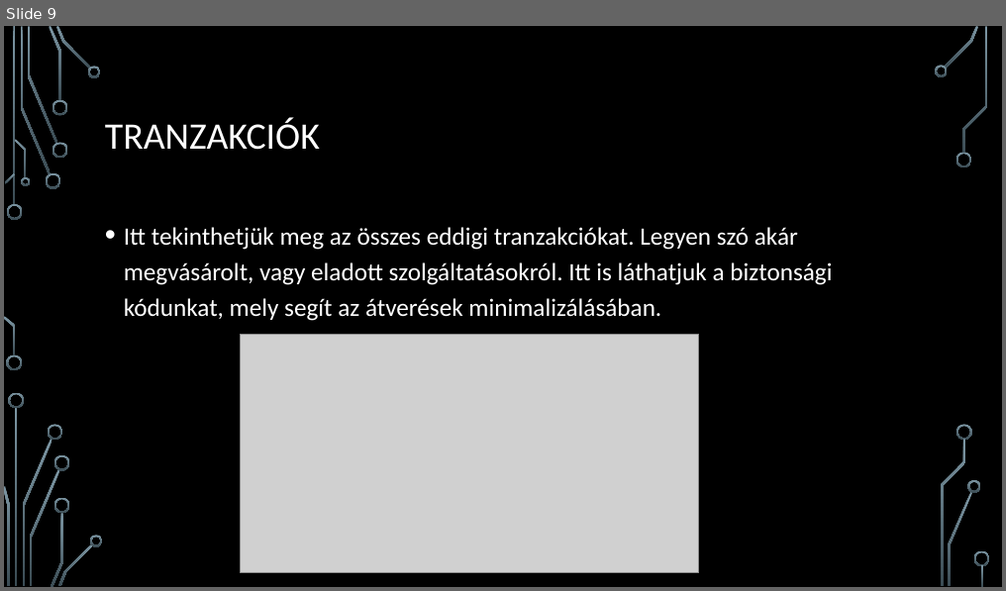
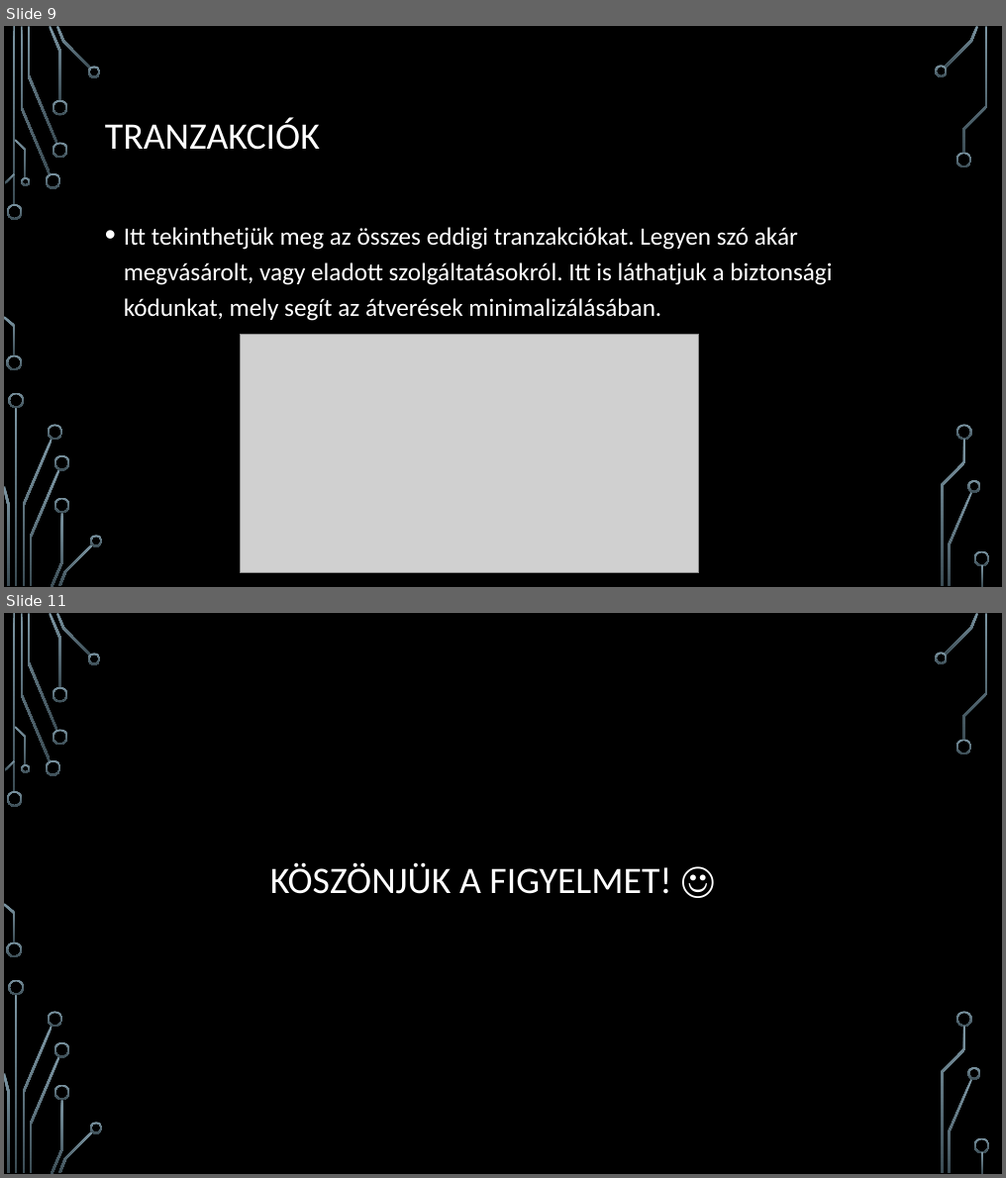
Before and after one commit to WitmannBence/Vizsgaremek, a slide deck: Documentation/VizsgaremekPPT.pptx. Shown one above the other, each under a label of ours: slide 9 before the commit, slides 9 and 11 after it; the slides between them are not shown. The pictures are 1006x591 and 1006x1178 pixels, drawn with LibreOffice and Linux fonts; fonts in the diff are those of the drawing; grey boxes stand for pictures; background and template pictures are left out. Boxes give left, top, right and bottom in pixels: in the first picture for what was removed or moved away, otherwise in the second. Text is boxed around its words. In the diff, an @@ line names an element or a change of style, - is before the commit and + after.

```diff
--- a/Documentation/VizsgaremekPPT.pptx
+++ b/Documentation/VizsgaremekPPT.pptx
@@ slide 11 added at (4,613,1002,1174), background picture (left out); not listed: 36 template elements that a slide beside it also shows @@
@@ title added at (270,862,671,894), 36 pt, text #FFFFFF @@
+KÖSZÖNJÜK A FIGYELMET! ☺
```
Also in this commit, not shown: 1 slide changed, 1 other slide added.
